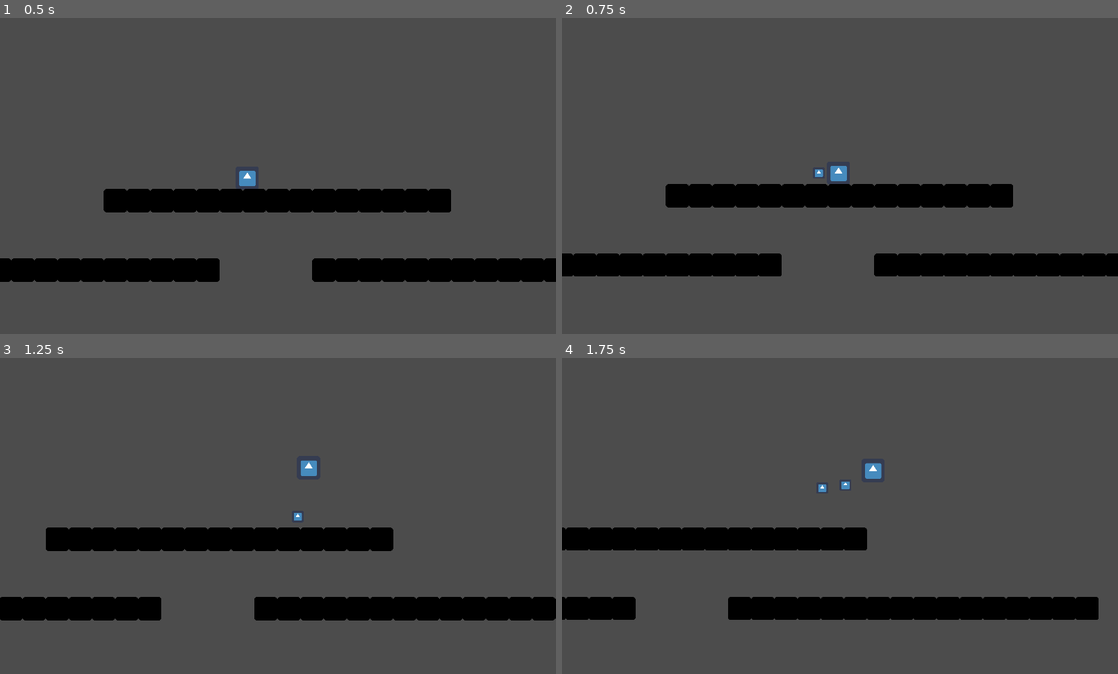
Above: before the commit, frames 1-4 (two rows, left to right).
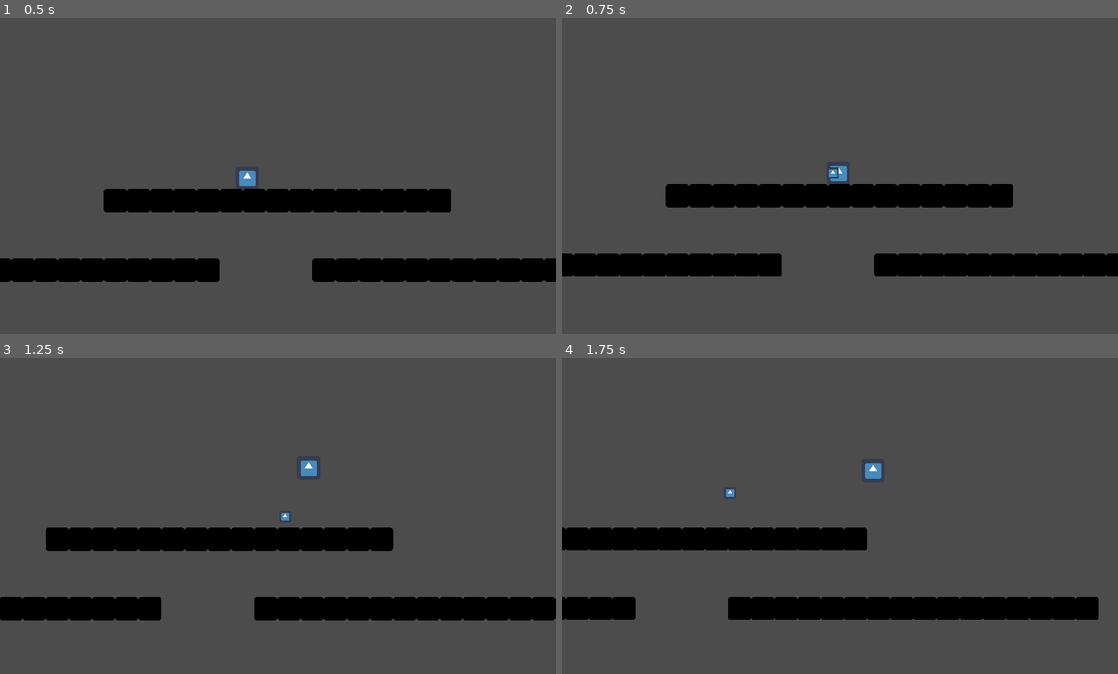
Above: after the commit, the same moments.

Repository: dodo3142/WinterGameJam
Game: Godot game, scene res://Scenes/TestLevel.tscn
Two runs of this game, one before a commit and one after it. Both use one fixed random seed, a clock stepped at 60 frames per second and the inputs below. The engine's default icon, where the game draws it, is replaced by a stand-in: a white triangle on a blue panel in a dark square.
Inputs:
- Up to frame 1 (0.5 s): no input
- Up to frame 2 (0.75 s): hold Right (Right) from 0.53 s (still down); tap X (Attack) at 0.6 s
- Up to frame 3 (1.25 s): keep holding Right (Right); tap Z (Jump) at 0.77 s
- Up to frame 4 (1.75 s): keep holding Right (Right); tap X (Attack) at 1.35 s; tap Z (Jump) at 1.52 s

Frame 1 is identical in both runs. In frame 2, less than 0.1% of the frame differs, in the area x 45-50%, y 47-51%; in frame 3, less than 0.1%; in frame 4, 0.1%, in the area x 29-52%, y 39-44%.

Commit message:
Mildarang
implemented second kind of boomerang

Diff:
--- a/WinterGameJam/Scenes/boomerang.tscn
+++ b/WinterGameJam/Scenes/Mildarang.tscn
@@ -1,7 +1,7 @@
 [gd_scene load_steps=5 format=2]
 
-[ext_resource path="res://icon.png" type="Texture" id=1]
-[ext_resource path="res://Scripts/boomerang.gd" type="Script" id=2]
+[ext_resource path="res://Scripts/Mildarang.gd" type="Script" id=1]
+[ext_resource path="res://icon.png" type="Texture" id=2]
 
 [sub_resource type="RectangleShape2D" id=1]
 extents = Vector2( 31.5, 31.5 )
@@ -9,21 +9,21 @@
 [sub_resource type="RectangleShape2D" id=2]
 extents = Vector2( 15, 15 )
 
-[node name="Boomerang" type="RigidBody2D"]
+[node name="Boomerang" type="KinematicBody2D"]
 collision_layer = 0
 collision_mask = 0
-gravity_scale = 0.0
-script = ExtResource( 2 )
+script = ExtResource( 1 )
 
 [node name="Sprite" type="Sprite" parent="."]
 scale = Vector2( 0.5, 0.5 )
-texture = ExtResource( 1 )
+texture = ExtResource( 2 )
 
 [node name="CollisionShape2D" type="CollisionShape2D" parent="."]
 scale = Vector2( 0.5, 0.5 )
 shape = SubResource( 1 )
 
 [node name="ComeBackTimer" type="Timer" parent="."]
+wait_time = 3.0
 one_shot = true
 autostart = true
 
--- a/WinterGameJam/Scenes/TestLevel.tscn
+++ b/WinterGameJam/Scenes/TestLevel.tscn
@@ -38,7 +38,6 @@
 [node name="AudioStreamPlayer" type="AudioStreamPlayer" parent="."]
 stream = ExtResource( 3 )
 volume_db = -20.0
-autoplay = true
 
 [node name="TileMap" type="TileMap" parent="."]
 tile_set = SubResource( 2 )
--- /dev/null
+++ b/WinterGameJam/Scripts/Mildarang.gd
@@ -0,0 +1,51 @@
+extends KinematicBody2D
+
+onready var Player = get_parent()
+export var rotationspeed = 10
+export var Xspeed = 400
+export var Yspeed = 300
+var velocity = Vector2.ZERO
+var IsComingBack = false
+var playerY
+
+
+func _ready():
+	#leave the player
+	var root = get_tree().root
+	var main_scene = root.get_child(root.get_child_count() - 1)
+	position = Player.position
+	get_parent().remove_child(self)
+	main_scene.add_child(self)
+	self.set_owner(main_scene)
+
+
+func _process(_delta):
+	if Input.is_action_just_pressed("Attack"):
+		IsComingBack = true
+
+
+func _physics_process(_delta):
+	playerY = Player.position.y
+
+	velocity.y = move_and_slide(velocity, Vector2.UP).y
+	if !IsComingBack:
+		velocity.x = Xspeed
+	else:
+		velocity.x = -Xspeed
+		if self.position.y < playerY:
+			self.velocity.y = Yspeed
+		elif self.position.y > playerY:
+			self.velocity.y = -Yspeed
+		else:
+			self.velocity.y = 0
+
+
+func _on_ComeBackTimer_timeout():
+	IsComingBack = true
+
+
+func _on_Area2D_area_entered(area):
+	if IsComingBack:
+		if area.is_in_group("Player"):
+			queue_free()
+			Player.create = true
--- a/WinterGameJam/Scripts/Player.gd
+++ b/WinterGameJam/Scripts/Player.gd
@@ -21,14 +21,15 @@
 #Directions
 var HorizontalDir = Vector2.ZERO
 var velocity = Vector2.ZERO
+var create = true
 
 #get the nodes and scenes
 onready var PlayerSprite = $Sprite
 onready var CoyoteJump = $CoyoteTimer
 onready var JumpBuffring = $JumpBuffring
-onready var Boomerang = preload("res://Scenes/boomerang.tscn")
+onready var Boomerang = preload("res://Scenes/Mildarang.tscn")
 
-func _process(delta):
+func _process(_delta):
 	#when player can jump
 	if is_on_floor():
 		canJump = true
@@ -38,11 +39,7 @@
 	if HorizontalDir !=0:
 		PlayerSprite.scale.x = HorizontalDir
 
-	if Input.is_action_just_pressed("Attack"):
-		var b = Boomerang.instance()
-		var BoomGoal = $Sprite/BoomerangGoal.global_position
-		b.Goal = BoomGoal
-		add_child(b)
+	Attack()
 
 
 func _physics_process(delta):
@@ -91,6 +88,13 @@
 		velocity.y = velocity.y * JumpStopMul
 		JumpButtonrelesed = false
 
+func Attack():
+	if Input.is_action_just_pressed("Attack") && create:
+			var b = Boomerang.instance()
+			var BoomGoal = $Sprite/BoomerangGoal.global_position
+			#b.Goal = BoomGoal
+			add_child(b)
+			create = false
 
 func Gravity(delta):
 	#gravity whenfalling and when jumping
--- a/WinterGameJam/Scripts/boomerang.gd
+++ b/WinterGameJam/Scripts/boomerang.gd
@@ -21,7 +21,7 @@
 	tween.start()
 
 
-func _process(delta):
+func _process(_delta):
 	#go back to the player
 	if IsComingBack:
 		var tween = get_node("Tween")
